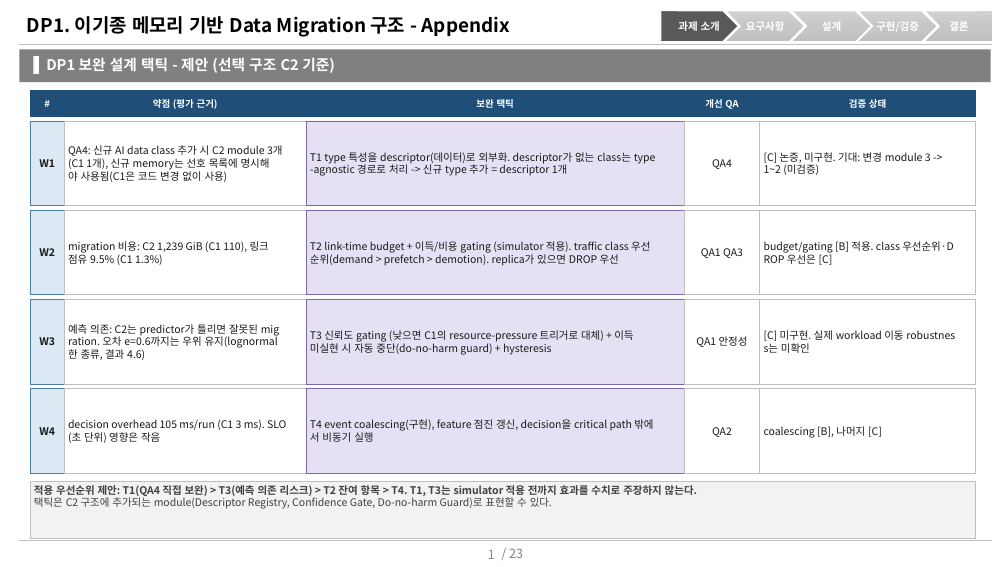
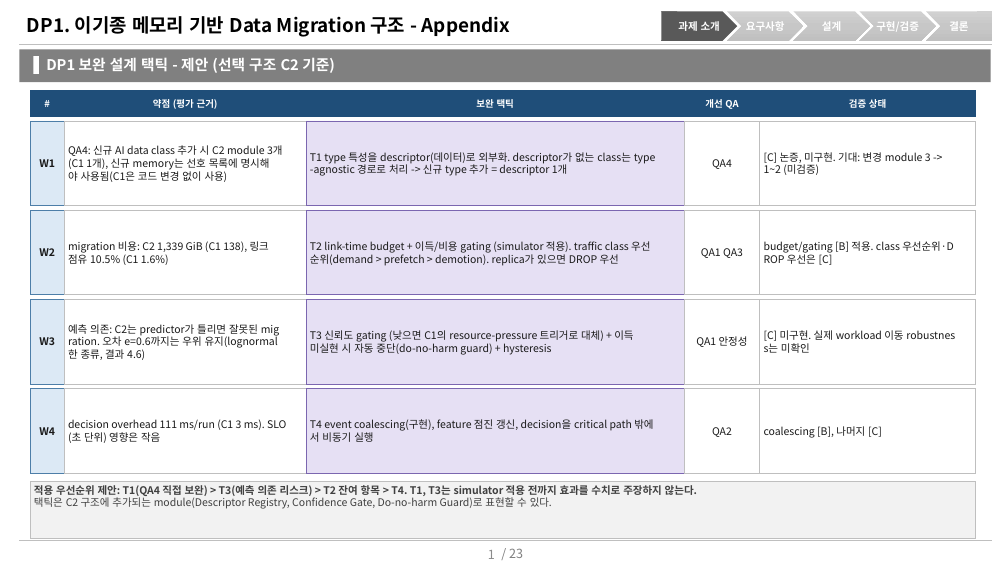
Before and after one commit to mkim0628/vllm, a slide deck: slide 1 of doc-mk/DP1/DP1-complement-design-tactics.pptx. Drawn at 1008x567 pixels with LibreOffice and Linux fonts; fonts in the diff are those of the drawing. Boxes give left, top, right and bottom in pixels: in the first picture for what was removed or moved away, otherwise in the second. Text is boxed around its words. In the diff, an @@ line names an element or a change of style, - is before the commit and + after.

```diff
--- a/doc-mk/DP1/DP1-complement-design-tactics.pptx
+++ b/doc-mk/DP1/DP1-complement-design-tactics.pptx
@@ text in rectangle at (68, 241, 269, 265): text changed @@
-migration 비용: C2 1,239 GiB (C1 110), 링크
-점유 9.5% (C1 1.3%)
+migration 비용: C2 1,339 GiB (C1 138), 링크
+점유 10.5% (C1 1.6%)
@@ text in rectangle at (68, 419, 286, 430): text changed @@
-decision overhead 105 ms/run (C1 3 ms). SLO
+decision overhead 111 ms/run (C1 3 ms). SLO
```
Also in this commit, not shown: 9 other files.
